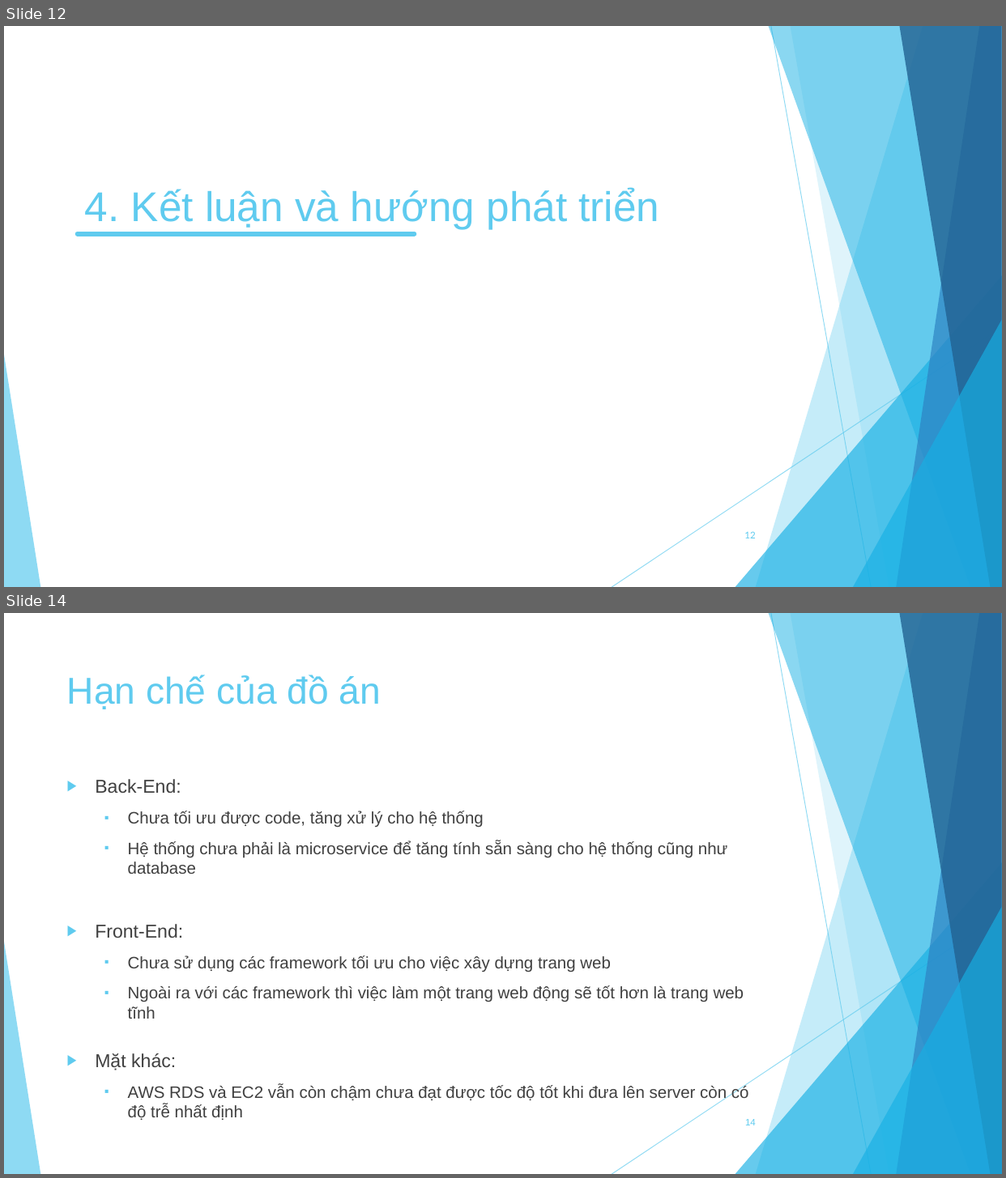
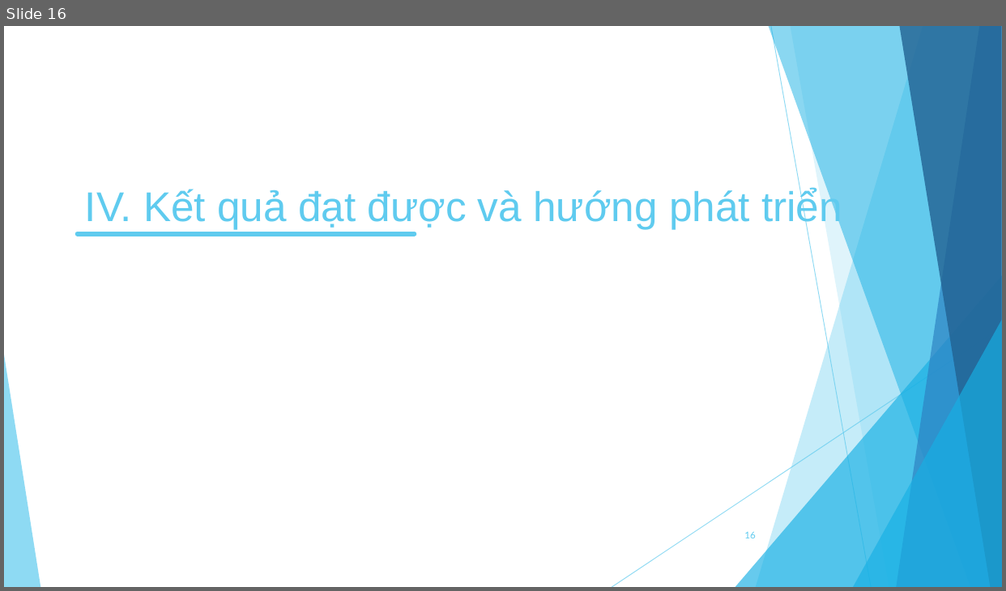
Before and after one commit to DuyK13/Rent-car-project, a slide deck: Tai_Lieu/Nhom14_KhoaLuan_Slide.pptx. Shown one above the other, each under a label of ours: slides 12 and 14 before the commit, slide 16 after it; the slides between them are not shown. The pictures are 1006x1178 and 1006x591 pixels, drawn with LibreOffice and Linux fonts; fonts in the diff are those of the drawing. Boxes give left, top, right and bottom in pixels: in the first picture for what was removed or moved away, otherwise in the second. Text is boxed around its words. In the diff, an @@ line names an element or a change of style, - is before the commit and + after.

```diff
--- a/Tai_Lieu/Nhom14_KhoaLuan_Slide.pptx
+++ b/Tai_Lieu/Nhom14_KhoaLuan_Slide.pptx
@@ slide 14 removed at (x1=4, y1=613, x2=1002, y2=1174), background #FFFFFF; not listed: 10 template elements that a slide beside it also shows @@
@@ title removed at (x1=67, y1=675, x2=381, y2=709) @@
-Hạn chế của đồ án
@@ text removed at (x1=95, y1=779, x2=728, y2=874) @@
-▶ Back-End:
-  ▪ Chưa tối ưu được code, tăng xử lý cho hệ thống
-  ▪ Hệ thống chưa phải là microservice để tăng tính sẵn sàng cho hệ thống cũng như database
@@ text removed at (x1=95, y1=924, x2=744, y2=1019) @@
-▶ Front-End:
-  ▪ Chưa sử dụng các framework tối ưu cho việc xây dựng trang web
-  ▪ Ngoài ra với các framework thì việc làm một trang web động sẽ tốt hơn là trang web tĩnh
@@ text removed at (x1=95, y1=1054, x2=749, y2=1120) @@
-▶ Mặt khác:
-  ▪ AWS RDS và EC2 vẫn còn chậm chưa đạt được tốc độ tốt khi đưa lên server còn có độ trễ nhất định
@@ page number removed at (x1=745, y1=1119, x2=756, y2=1126) @@
-14
@@ what was slide 12 is now slide 16 @@
@@ slide 16 changed as well @@
@@ title at (x1=85, y1=188, x2=842, y2=229): text changed @@
-4. Kết luận và hướng phát triển
+IV. Kết quả đạt được và hướng phát triển
@@ page number at (x1=744, y1=531, x2=755, y2=539): text changed @@
-12
+16
```
Also in this commit, not shown: 9 other slides changed, 13 slides added, 5 other slides removed, 14 other files.
